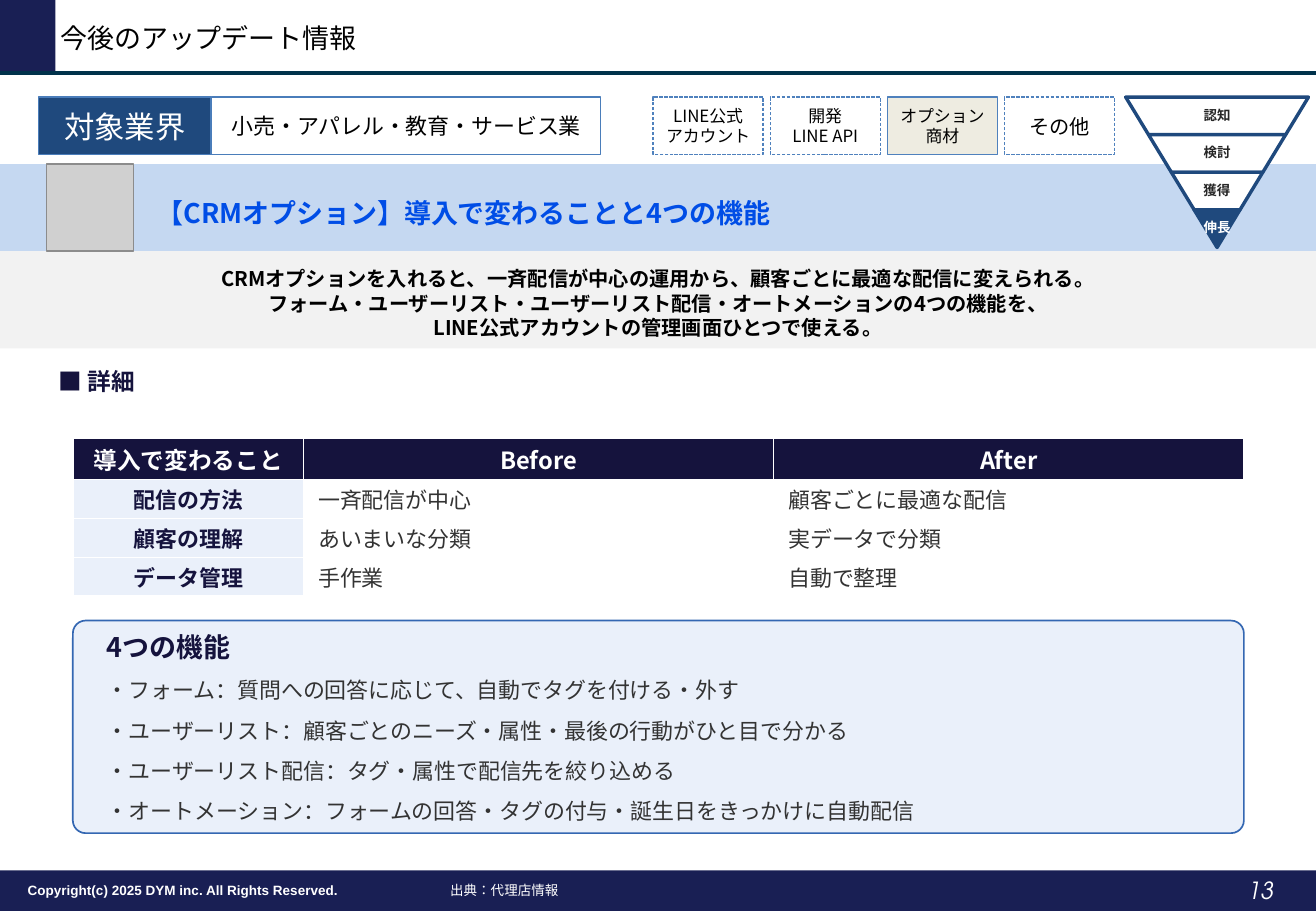
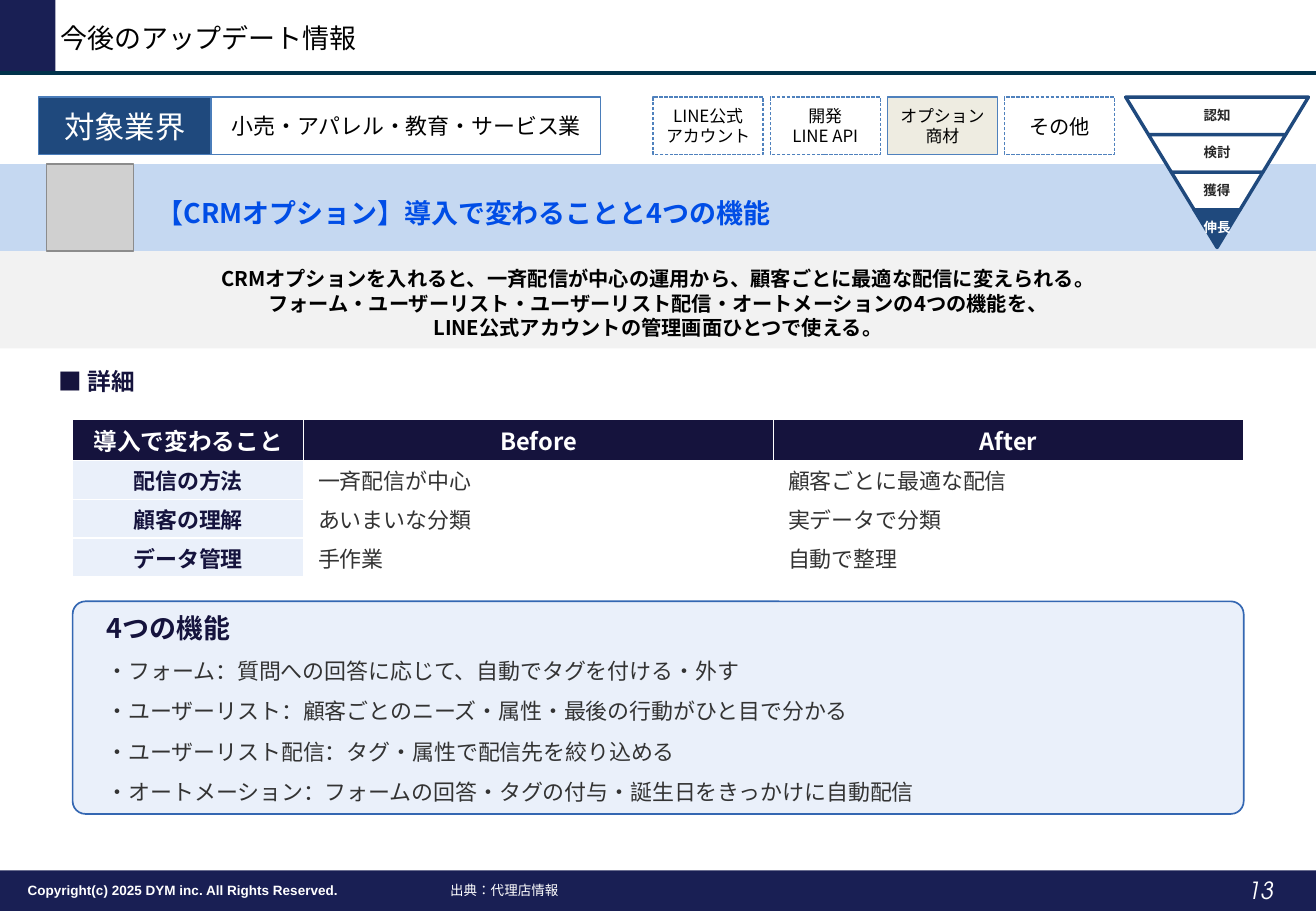
Before and after one commit to tonomura-r-dev/folder, a slide deck: slide 13 of LINEOA媒体最新情報_2026年10月トレンドレポート.pptx. Drawn at 1316x911 pixels with LibreOffice and Linux fonts; fonts in the diff are those of the drawing; grey boxes stand for pictures; background and template pictures are left out. Boxes give left, top, right and bottom in pixels: in the first picture for what was removed or moved away, otherwise in the second. Text is boxed around its words. In the diff, an @@ line names an element or a change of style, - is before the commit and + after.

```diff
--- a/LINEOA媒体最新情報_2026年10月トレンドレポート.pptx
+++ b/LINEOA媒体最新情報_2026年10月トレンドレポート.pptx
@@ table: place and size @@
-table at bbox=[73, 439, 1244, 597]
+table at bbox=[73, 419, 1244, 577]
@@ rounded rectangle "4つの機能": place and size @@
-rounded rectangle "4つの機能" at bbox=[73, 621, 1244, 834]
+rounded rectangle "4つの機能" at bbox=[73, 601, 1244, 814]
```
Also in this commit, not shown: 8 other slides changed, 2 other files.
